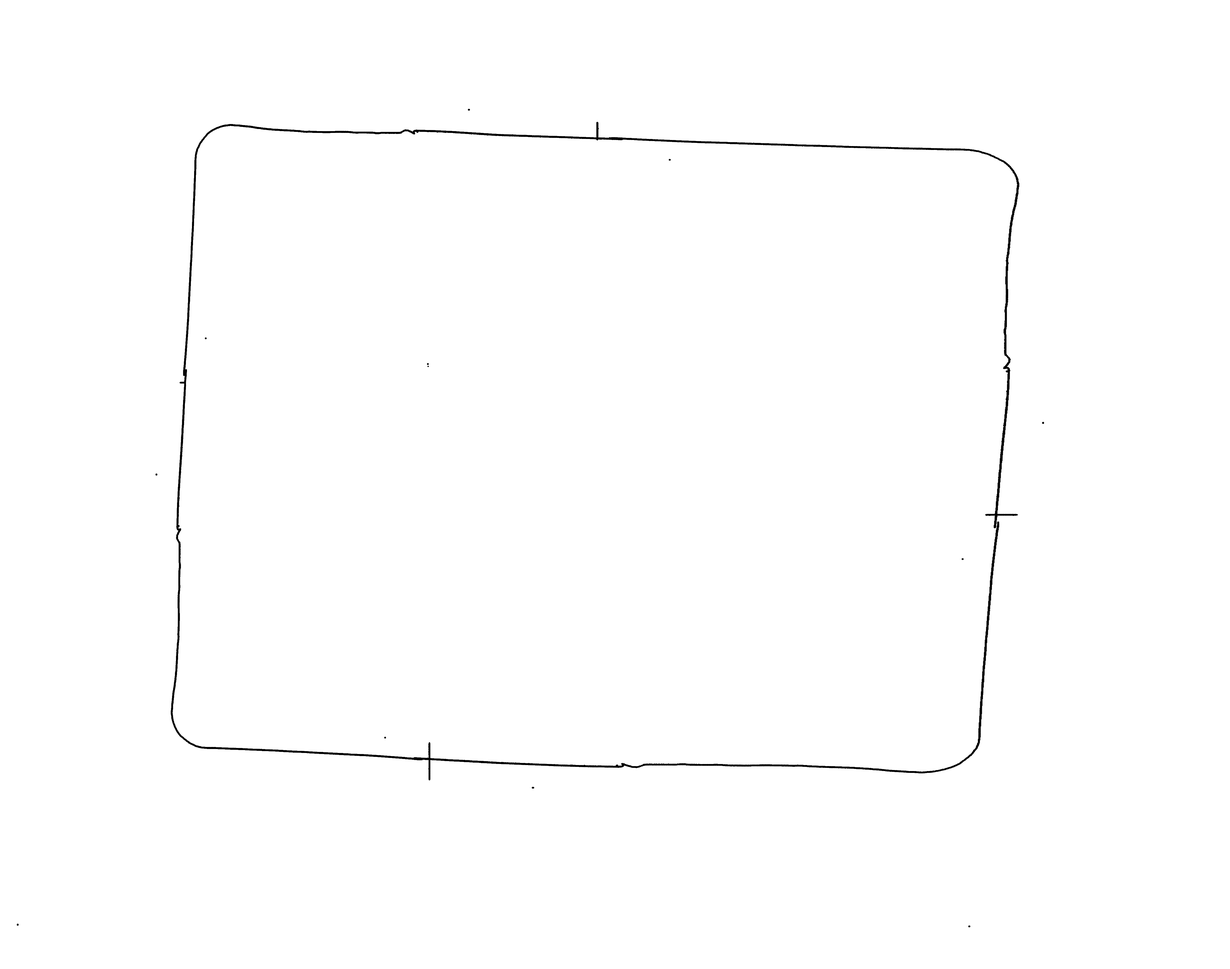
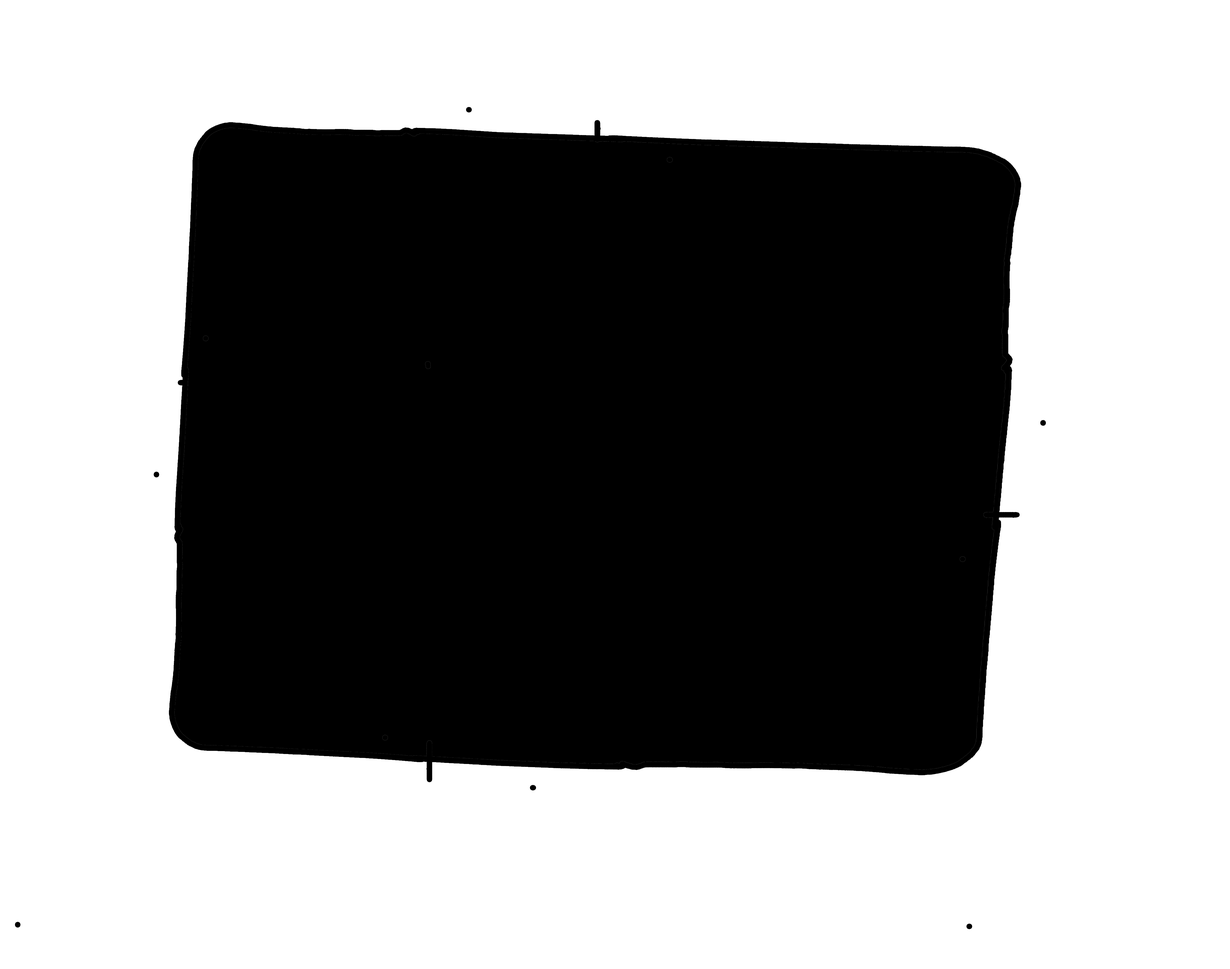
Layers edited between the first and the second w=1230, h=969 image:
painted on "Laag 0 kopie 2" over [14, 106, 1046, 930]
